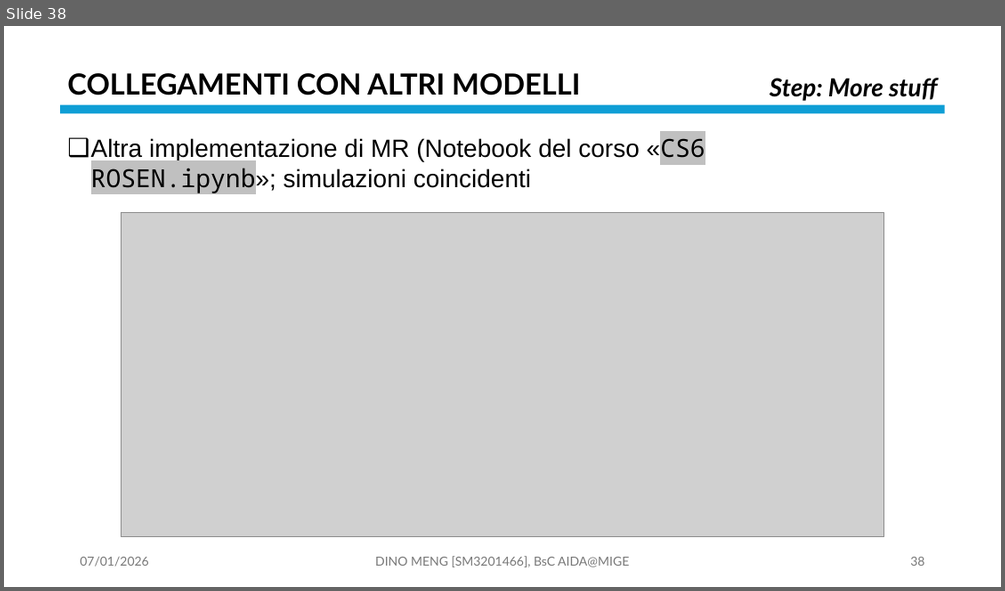
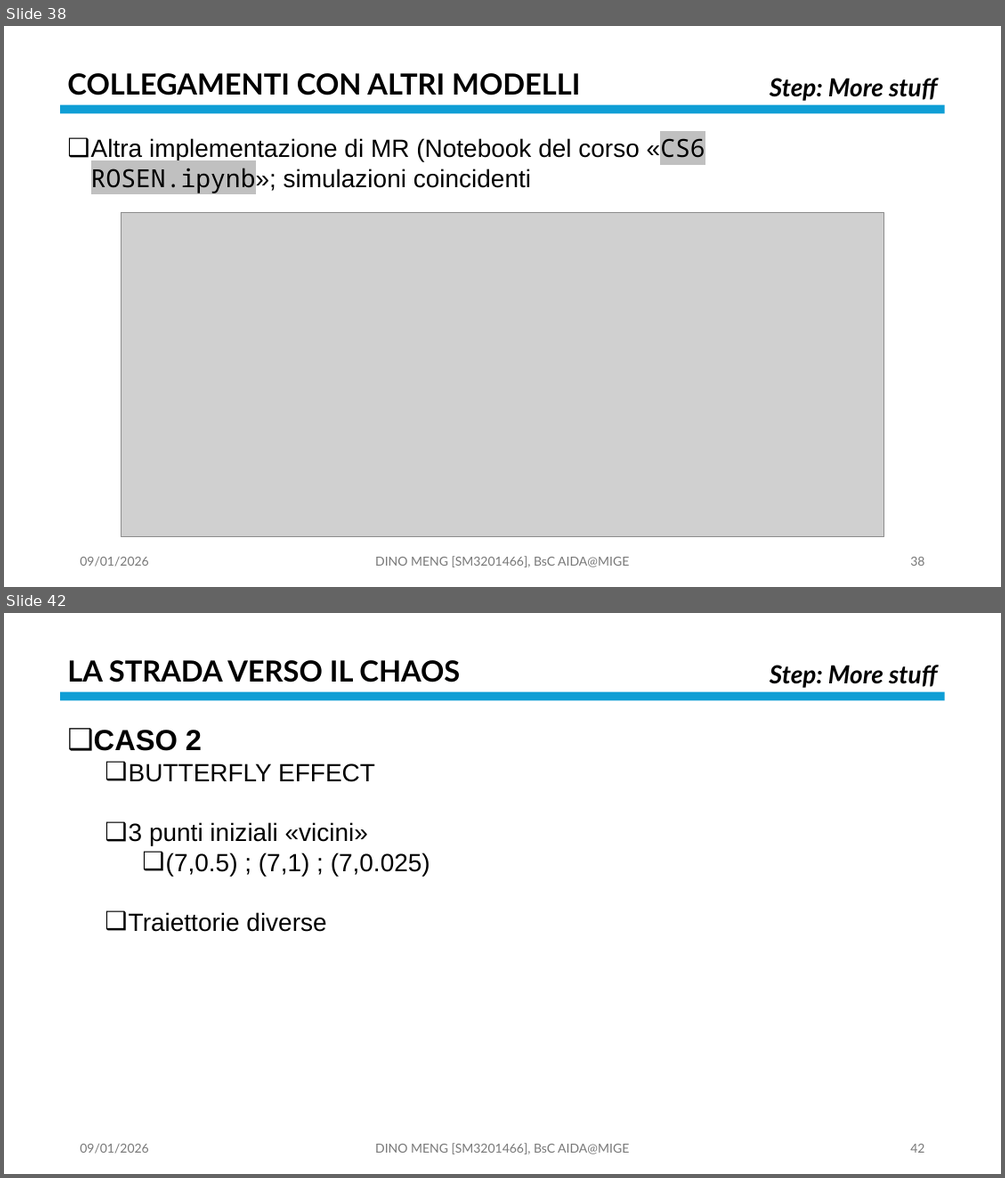
Before and after one commit to OdinMeng/AIDA-UNIVERSITY-NOTES-2025-2026, a slide deck: Complex Systems/project/PresentationPROJECTSM3201466.pptx. Shown one above the other, each under a label of ours: slide 38 before the commit, slides 38 and 42 after it; the slides between them are not shown. The pictures are 1005x591 and 1005x1178 pixels, drawn with LibreOffice and Linux fonts; fonts in the diff are those of the drawing; grey boxes stand for pictures. Boxes give left, top, right and bottom in pixels: in the first picture for what was removed or moved away, otherwise in the second. Text is boxed around its words. In the diff, an @@ line names an element or a change of style, - is before the commit and + after.

```diff
--- a/Complex Systems/project/PresentationPROJECTSM3201466.pptx
+++ b/Complex Systems/project/PresentationPROJECTSM3201466.pptx
@@ slide 42 added at <box>4,613,1001,1174</box>, background #FFFFFF @@
@@ text added at <box>67,660,460,682</box>, 28 pt, text #000000, bold @@
+LA STRADA VERSO IL CHAOS
@@ text added at <box>769,665,937,688</box>, 24 pt, text #000000, bold, italic @@
+Step: More stuff
@@ rectangle added at <box>60,692,945,700</box>, fill #0F9ED5 @@
@@ text added at <box>94,730,430,932</box>, 24 pt, text #000000 @@
+❑ CASO 2
+  ❑ BUTTERFLY EFFECT
+  ❑ 3 punti iniziali «vicini»
+    ❑ (7,0.5) ; (7,1) ; (7,0.025)
+  ❑ Traiettorie diverse
@@ text added at <box>80,1143,148,1153</box>, 12 pt, text #797979 @@
+09/01/2026
@@ text added at <box>375,1143,629,1154</box>, 12 pt, text #797979 @@
+DINO MENG [SM3201466], BsC AIDA@MIGE
@@ page number added at <box>910,1143,924,1152</box>, 12 pt, text #797979 @@
+42
@@ slide 38 changed as well @@
@@ text at <box>80,556,148,566</box>: text changed @@
-07/01/2026
+09/01/2026
```
Also in this commit, not shown: 37 other slides changed, 6 other slides added, 11 other files.
